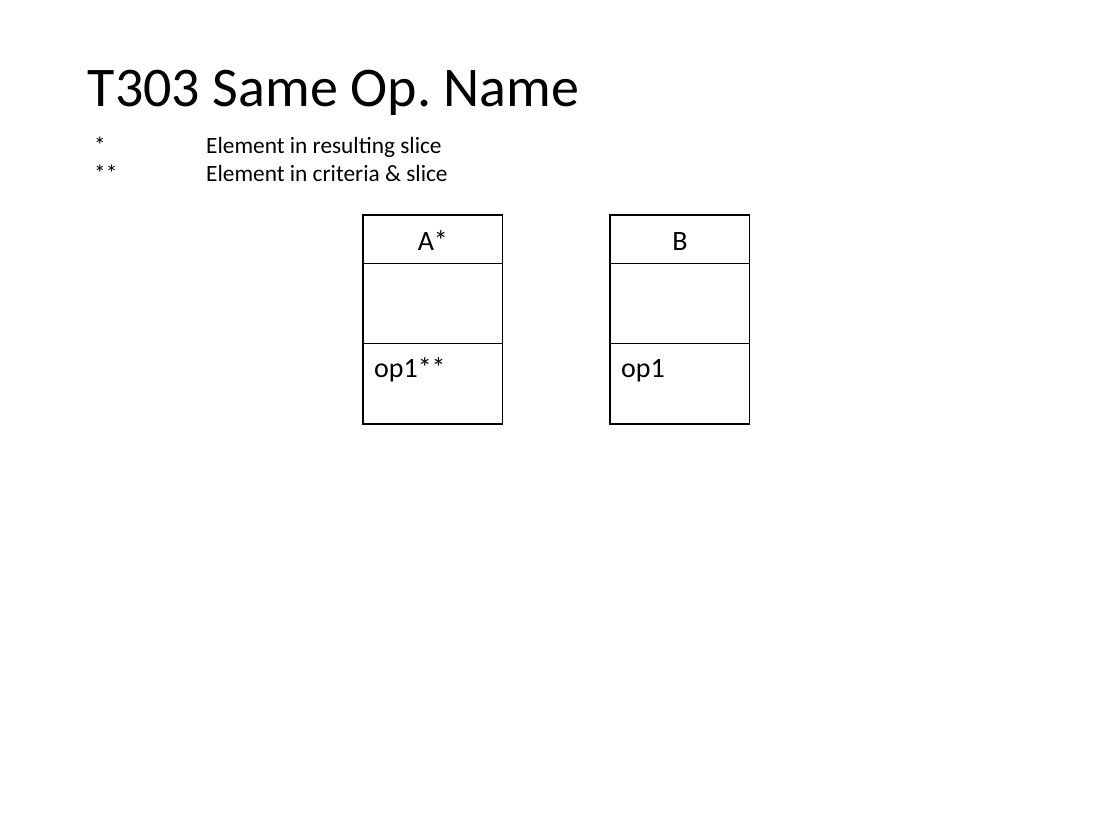
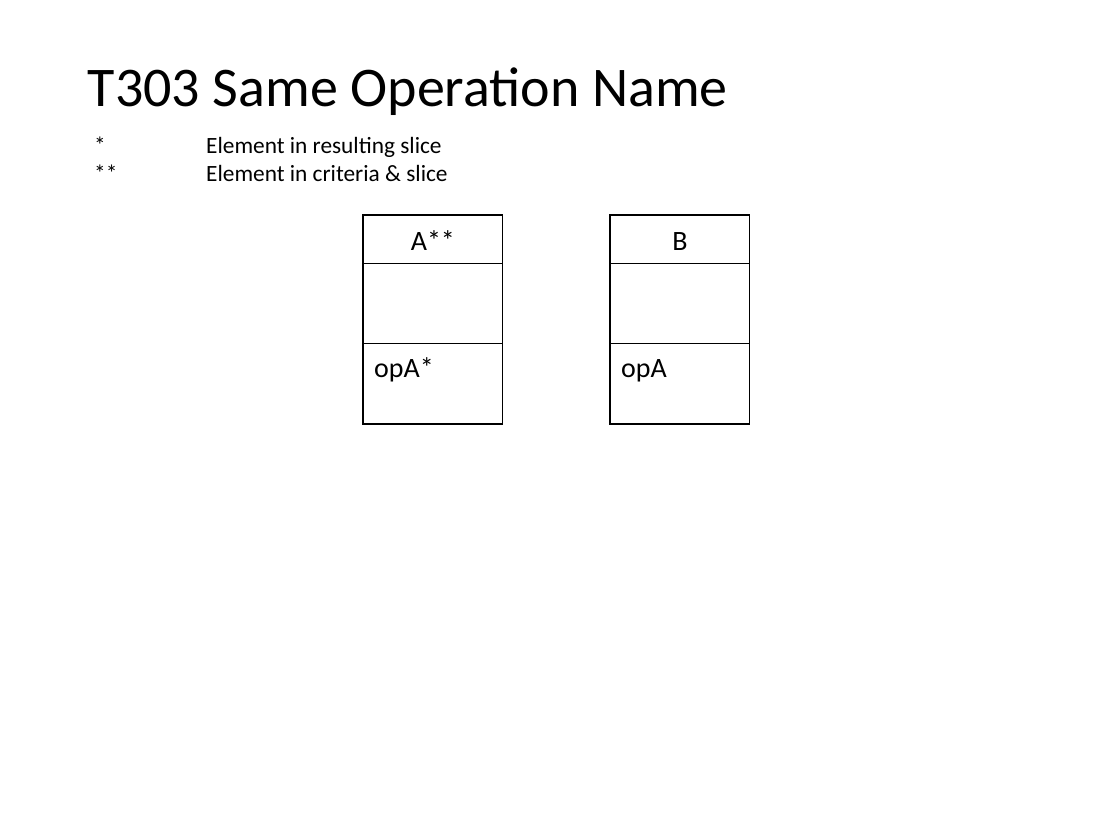
Before and after one commit to nlsfung/MMINT_Examples, a slide deck: slide 33 of CDSliceTestSuite/TestSuite.ppt. Drawn at 1120x840 pixels with LibreOffice and Linux fonts; fonts in the diff are those of the drawing. Boxes give left, top, right and bottom in pixels: in the first picture for what was removed or moved away, otherwise in the second. Text is boxed around its words. In the diff, an @@ line names an element or a change of style, - is before the commit and + after.

```diff
--- a/CDSliceTestSuite/TestSuite.ppt
+++ b/CDSliceTestSuite/TestSuite.ppt
@@ text at (x1=88, y1=67, x2=727, y2=115): text changed @@
-T303 Same Op. Name
+T303 Same Operation Name
@@ text in rectangle at (x1=411, y1=230, x2=455, y2=250): text changed @@
-A*
+A**
@@ text in rectangle at (x1=374, y1=357, x2=434, y2=382): text changed @@
-op1**
+opA*
@@ text in rectangle at (x1=621, y1=359, x2=667, y2=382): text changed @@
-op1
+opA
```
Also in this commit, not shown: 14 other slides changed, 2 other files.
